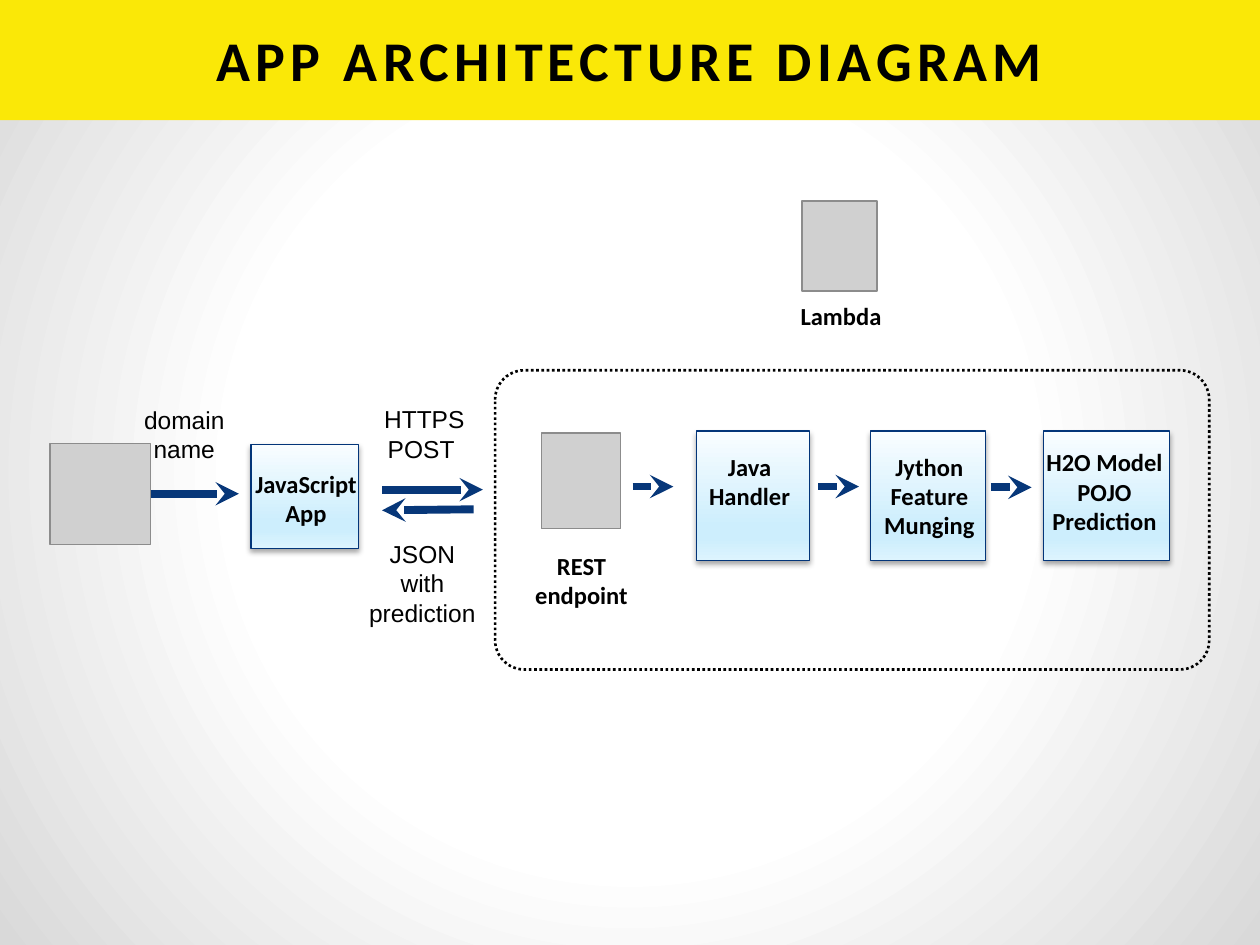
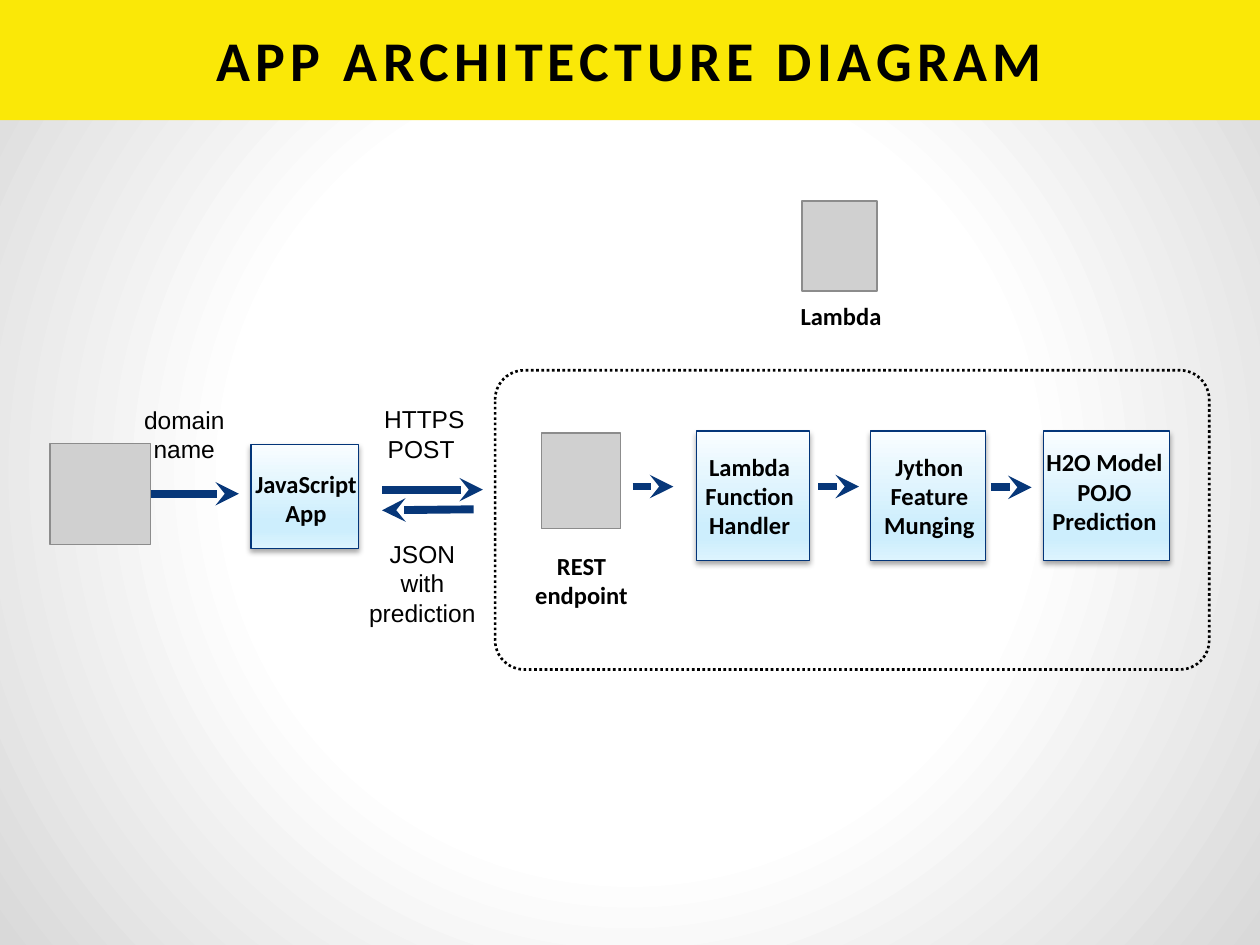
Before and after one commit to h2oai/h2o-tutorials, a slide deck: slide 9 of tutorials/aws-lambda-app/BuildingAnAppWithAWSLambda.pptx. Drawn at 1260x945 pixels with LibreOffice and Linux fonts; fonts in the diff are those of the drawing; grey boxes stand for pictures. Boxes give left, top, right and bottom in pixels: in the first picture for what was removed or moved away, otherwise in the second. Text is boxed around its words. In the diff, an @@ line names an element or a change of style, - is before the commit and + after.

```diff
--- a/tutorials/aws-lambda-app/BuildingAnAppWithAWSLambda.pptx
+++ b/tutorials/aws-lambda-app/BuildingAnAppWithAWSLambda.pptx
@@ text at [705,458,794,506]: text changed @@
-Java
+Lambda
+Function
```
Also in this commit, not shown: 3 other slides changed.
